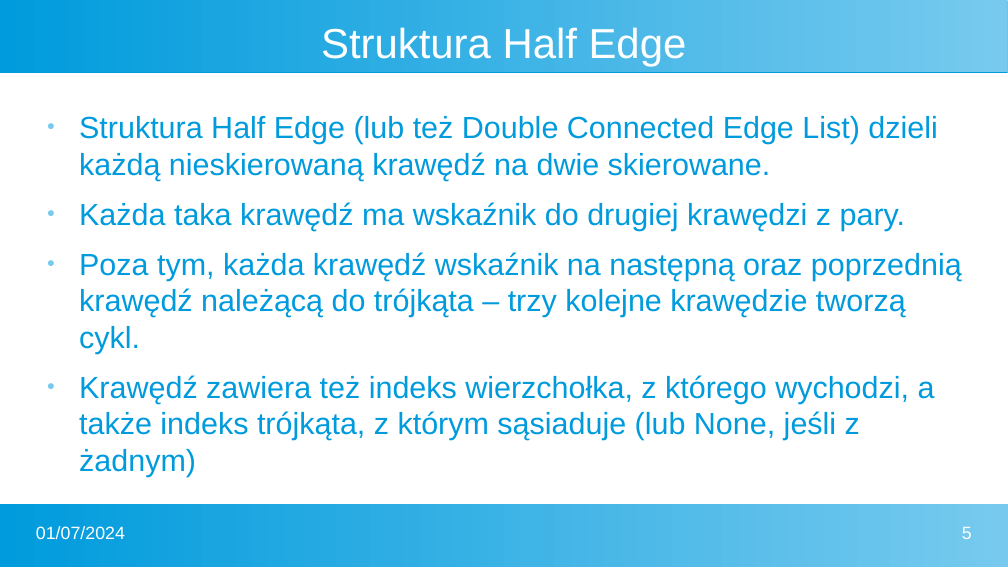
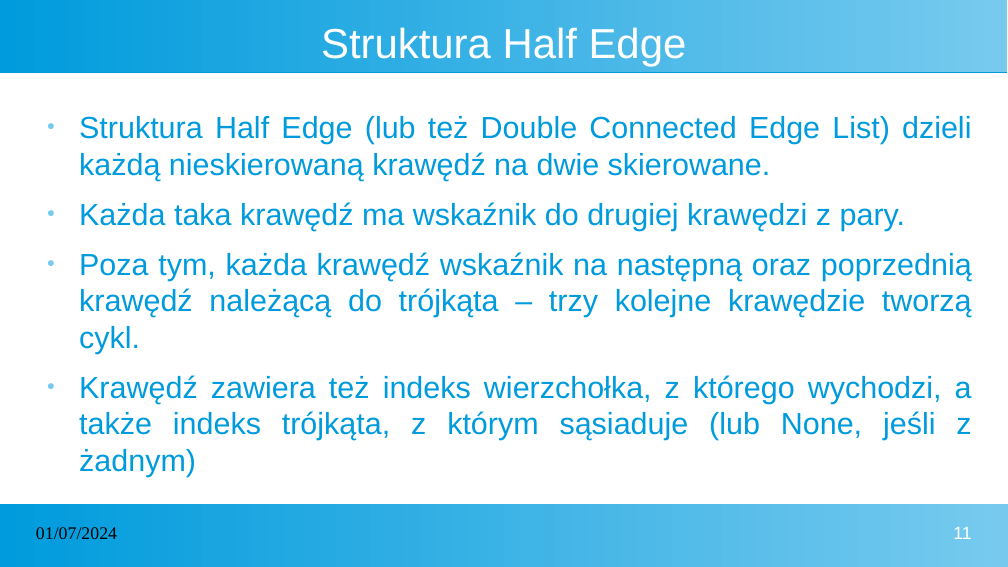
Before and after one commit to Blach03/AlgGeo-projekt, a slide deck: slide 11 of prezentacja.pptx (slide 5 before the commit). Drawn at 1008x567 pixels with LibreOffice and Linux fonts; fonts in the diff are those of the drawing. Boxes give left, top, right and bottom in pixels: in the first picture for what was removed or moved away, otherwise in the second. Text is boxed around its words. In the diff, an @@ line names an element or a change of style, - is before the commit and + after.

```diff
--- a/prezentacja.pptx
+++ b/prezentacja.pptx
@@ text "Struktura Half Edge (lub też ..." at <box>79,116,972,477</box>: alignment left to justified @@
@@ text "01/07/2024" at <box>36,527,117,539</box>: font Arial to Times New Roman, text colour #FFFFFF to #000000 @@
@@ page number at <box>953,527,971,539</box>: text changed @@
-5
+11
```
Also in this commit, not shown: 5 other slides changed, 20 slides added, 2 other files.
